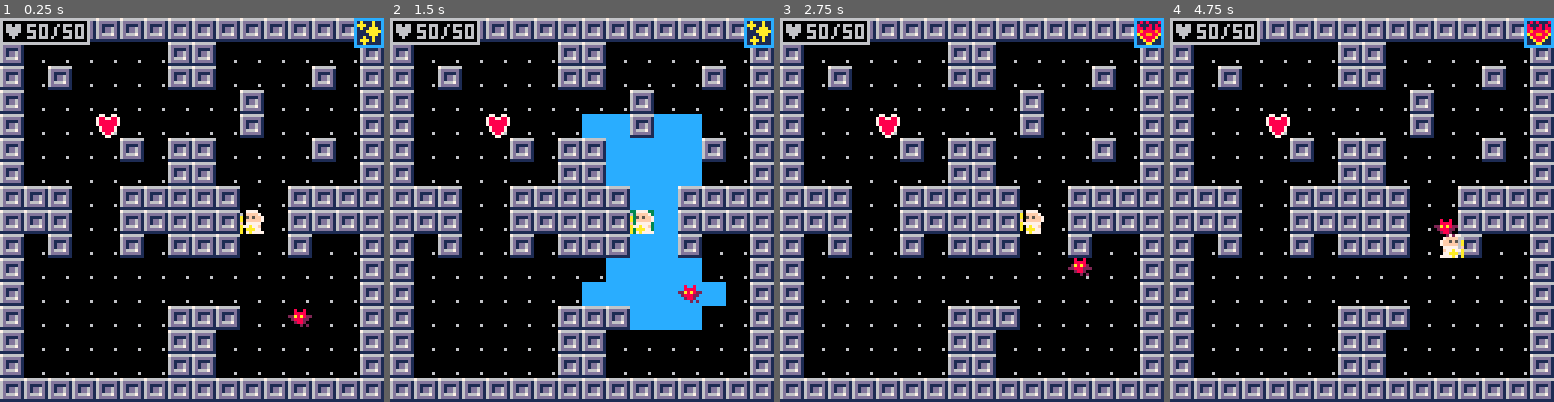
Above: before the commit, frames 1-4 (left to right).
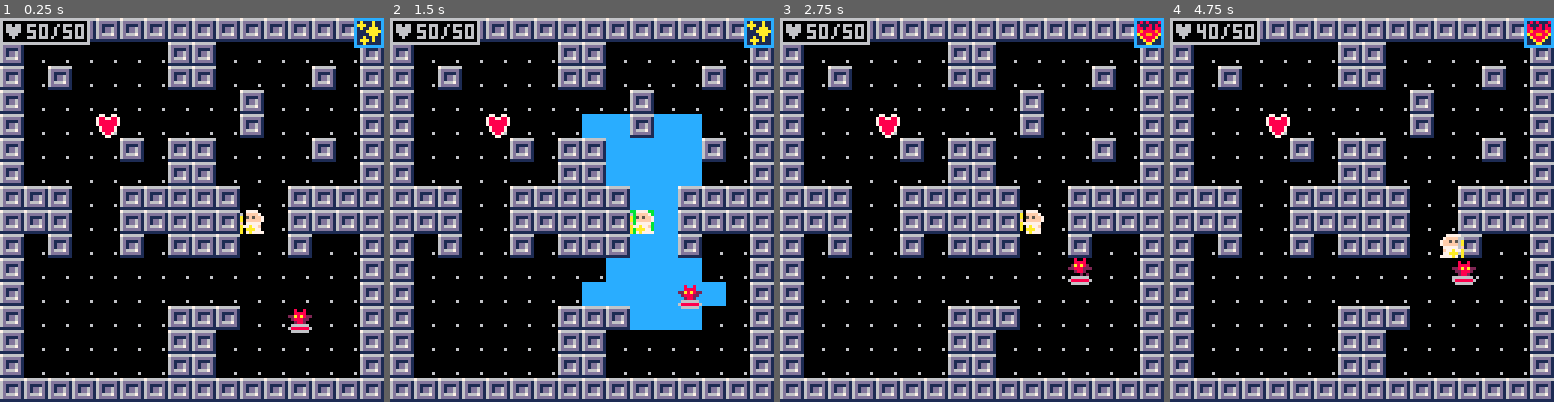
Above: after the commit, the same moments.

Repository: caudilci/pico-wiz
Game: PICO-8 cartridge wiz.p8
The game is run twice, just before and just after one commit, with the same random seed, the same clock (stepped at 60 frames per second) and the same inputs.
Inputs:
- Up to frame 1 (0.25 s): no input
- Up to frame 2 (1.5 s): tap X (X key) at 0.33, 1.07 s; tap O (Z key) at 0.7 s
- Up to frame 3 (2.75 s): hold Right 1.6-2.1 s; tap O (Z key) at 1.7, 2.1, 2.5 s; tap X (X key) at 1.85 s; hold Up 2.15-2.42 s; hold Right from 2.47 s (still down)
- Up to frame 4 (4.75 s): tap O (Z key) every 0.4 s from 2.9 to 4.5 s; tap X (X key) at 2.97, 4.08 s; release Right at 3.03 s; hold Left 3.08-3.58 s; hold Down 3.63-3.97 s; hold Right 4.02-4.68 s; hold Up from 4.73 s (still down)

The runs differ from the first frame. In frame 1, 0.1% of the frame differs, in the area x 75-82%, y 79-83%; in frame 2, 0.2%; in frame 3, 0.1%; in frame 4, 0.5%, in the area x 7-80%, y 1-70%.

Commit message:
health bars and kinda fixed collision

Diff:
--- a/wiz.p8
+++ b/wiz.p8
@@ -51,6 +51,7 @@
 	print(gamestate,8)
 	draw_items()
 	draw_all_mobs()
+	draw_enemy_health()
 	draw_hp(0,0,0,6,6,true)
 	draw_selected_spell()
 	draw_debug()
@@ -197,11 +198,14 @@
  return	sprites[flr(sframe/speed)%#sprites+1]
 end
 
-function detect_collision(x,y,flags)
-	sprite = mget(x,y)
-	for flag in all(flags) do
-		if fget(sprite,flag) then
+function detect_collision(mob)
+	sprite = mget(mob.x,mob.y)
+	if fget(sprite,0) then
 			return true
+	end
+	for m in all(mobs) do
+		if m!=mob and mob.x == m.x and mob.y==m.y then
+			return m
 		end
 	end
 	return false
@@ -548,6 +552,7 @@
 
 	elseif(btnp(4))then
 		add(ani_queue, {player.spells[player.spell_index].ani, target})
+		dmg(player.spells[player.spell_index].dmg)
 		--select spell then standby
 		reset_range()
 		reset_target()
@@ -599,7 +604,7 @@
 			mset(point.x,point.y,6)
 		end
 	end
-	if frame%30<20 then
+	if frame%30<15 then
 		mset(targetp.x, targetp.y, 7)
 	else
 		mset(targetp.x, targetp.y, 5)
@@ -624,6 +629,13 @@
 	end
 end
 
+function dmg(damage, targets)
+	for mob in all(mobs) do
+		if mob != player then
+			mob.hp -= damage
+		end
+	end
+end
 
 
 -->8
@@ -694,14 +706,19 @@
 		mob.ox=-8
 		mob.flip=true
 	end
-	if detect_collision(mob.x,mob.y,walls) then
+	local collide = detect_collision(mob)
+	if collide then
 		mob.collide=true
+		if collide == player then
+			-- substitute mob.meleedmg later
+			player.hp -= 10
+		end
 	end
 end
 
 function move_mob(mob)
 	if (mob.collide
-	and detect_collision(mob.x,mob.y,walls)) then
+	and detect_collision(mob)) then
 		if abs(mob.ox) == 4 then
 		 local sign = sgn(mob.ox)
 			mob.x += (1*sign)
@@ -753,18 +770,30 @@
 end
 
 function update_enemies()
-	update_enemy_pos()
-end
-
-function update_enemy_pos()
+	for mob in all(mobs) do
+		if mob.hp <= 0 then
+			del(mobs,mob)
+		else
+			update_enemy_pos(mob)
+		end
+	end
+end
+
+function update_enemy_pos(mob)
+	if mob != player then
+		local x,y = getcloser(mob.x,mob.y, player.x,player.y)
+		update_mob_pos(mob, x, y)
+	end
+end
+
+function draw_enemy_health()
 	for mob in all(mobs) do
 		if mob != player then
-			local x,y = getcloser(mob.x,mob.y, player.x,player.y)
-			update_mob_pos(mob, x, y)
-		end
-	end
-end
-
+			spr(176,mob.x*8+mob.ox,mob.y*8+1+mob.oy)
+			line(mob.x*8+1+mob.ox,mob.y*8+7+mob.oy, mob.x*8+(mob.hp/mob.maxhp)*6+mob.ox, mob.y*8+7+mob.oy)
+		end
+	end
+end
 
 -->8
 --map gen
@@ -784,6 +813,7 @@
 				radius=0.5,
 				mtype="heal",
 				range=4,
+				dmg=0
 			},
 			--different heal levels that cause enemy status effects
 			--different shield levels
@@ -797,7 +827,8 @@
 				spelltype= spelltypes[2],
 				ani={160,161,162,163},
 				range=6,
-				radius=1
+				radius=1,
+				dmg=8
 			},
 			{
 				name="fire fan",
@@ -811,6 +842,7 @@
 				radius=30,
 				mtype="heal",
 				range=4,
+				dmg=5
 			},
 		}
 end
@@ -908,9 +940,9 @@
 00000000000000000000000000000000000000000000000000000000000000000000000000000000000000000000000000000000000000000000000000000000
 00000000000000000000000000000000000000000000000000000000000000000000000000000000000000000000000000000000000000000000000000000000
 00000000000000000000000000000000000000000000000000000000000000000000000000000000000000000000000000000000000000000000000000000000
-00000000000000000000000000000000000000000000000000000000000000000000000000000000000000000000000000000000000000000000000000000000
-00000000000000000000000000000000000000000000000000000000000000000000000000000000000000000000000000000000000000000000000000000000
-00000000000000000000000000000000000000000000000000000000000000000000000000000000000000000000000000000000000000000000000000000000
+06666660000000000000000000000000000000000000000000000000000000000000000000000000000000000000000000000000000000000000000000000000
+60000006000000000000000000000000000000000000000000000000000000000000000000000000000000000000000000000000000000000000000000000000
+06666660000000000000000000000000000000000000000000000000000000000000000000000000000000000000000000000000000000000000000000000000
 00800800000000000000000000000000000000000000000000000000000000000000000000000000000000000000000000000000000000000000000000000000
 00888800008008000000000000000000000000000000000000000000000000000000000000000000000000000000000000000000000000000000000000000000
 02a8a820008888000000000000000000000000000000000000000000000000000000000000000000000000000000000000000000000000000000000000000000
